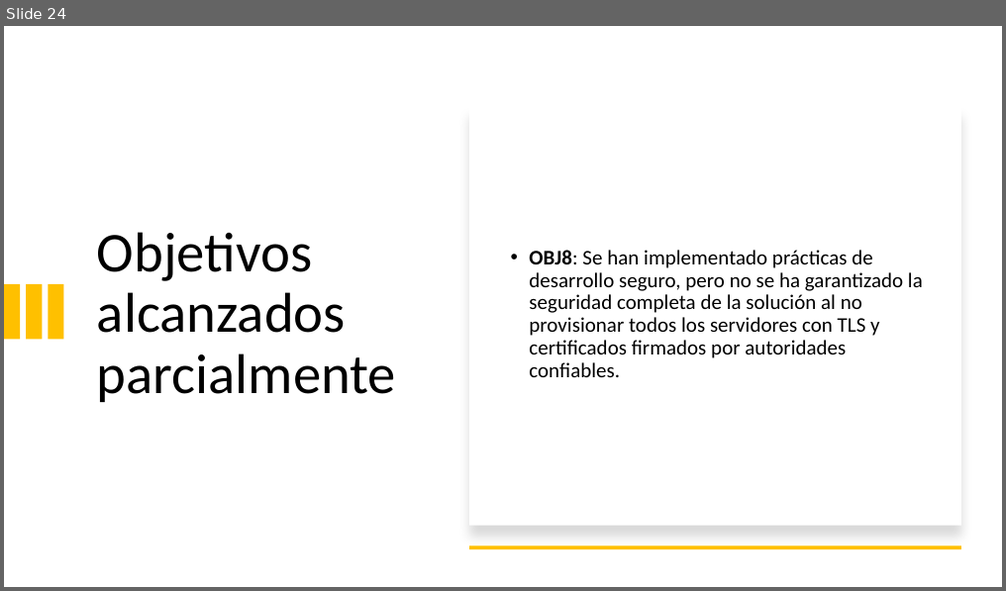
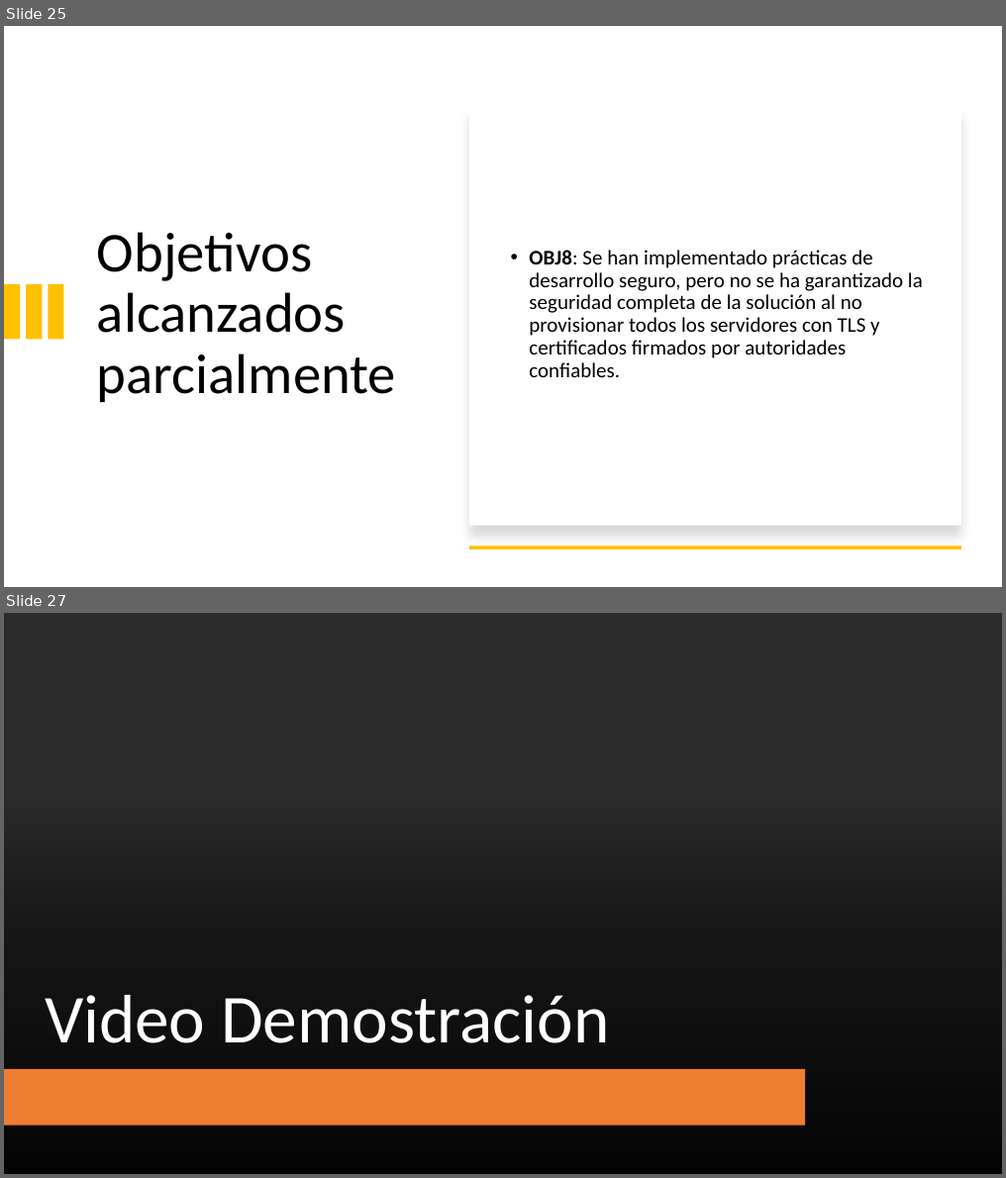
Before and after one commit to alfonsodiezramirez-upm/vagrant-ELK-edgeCluster, a slide deck: Presentación PFM.pptx. Shown one above the other, each under a label of ours: slide 24 before the commit, slides 25 and 27 after it; the slides between them are not shown. The pictures are 1006x591 and 1006x1178 pixels, drawn with LibreOffice and Linux fonts; fonts in the diff are those of the drawing; background and template pictures are left out; a plain dark background stands for a picture behind light text. Boxes give left, top, right and bottom in pixels: in the first picture for what was removed or moved away, otherwise in the second. Text is boxed around its words. In the diff, an @@ line names an element or a change of style, - is before the commit and + after.

```diff
--- a/Presentación PFM.pptx
+++ b/Presentación PFM.pptx
@@ slide 27 added at bbox=[4, 613, 1002, 1174], background picture (left out) @@
@@ rectangle added at bbox=[4, 613, 1002, 1174], fill #FFFFFF @@
@@ rectangle added at bbox=[4, 799, 1002, 1174], fill gradient #000000 @@
@@ title added at bbox=[45, 995, 609, 1044], 66 pt, text #FFFFFF @@
+Video Demostración
@@ rounded rectangle added at bbox=[4, 1069, 805, 1126], fill #ED7D31 @@
@@ what was slide 24 is now slide 25 @@
```
Also in this commit, not shown: 3 slides changed, 1 other slide added.
